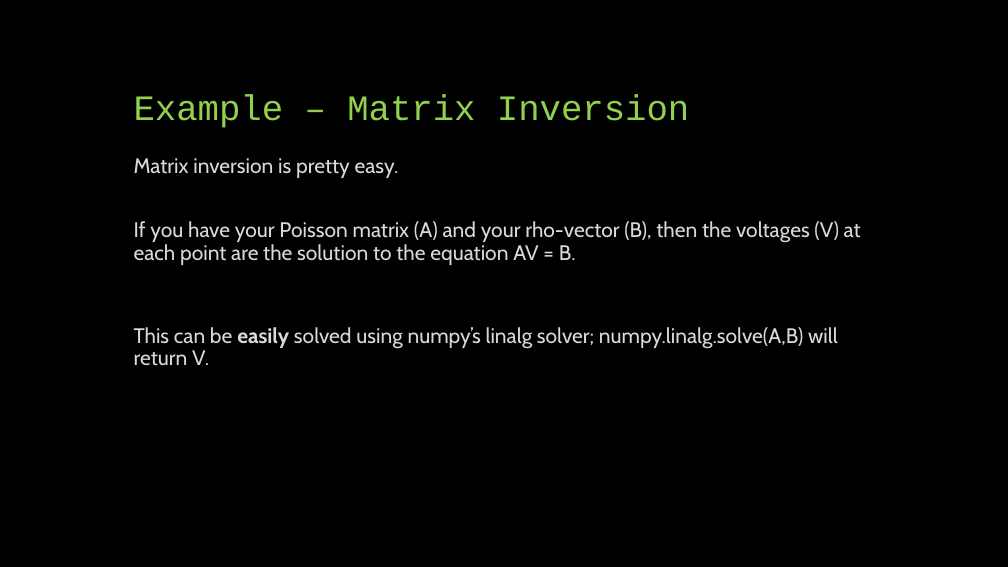
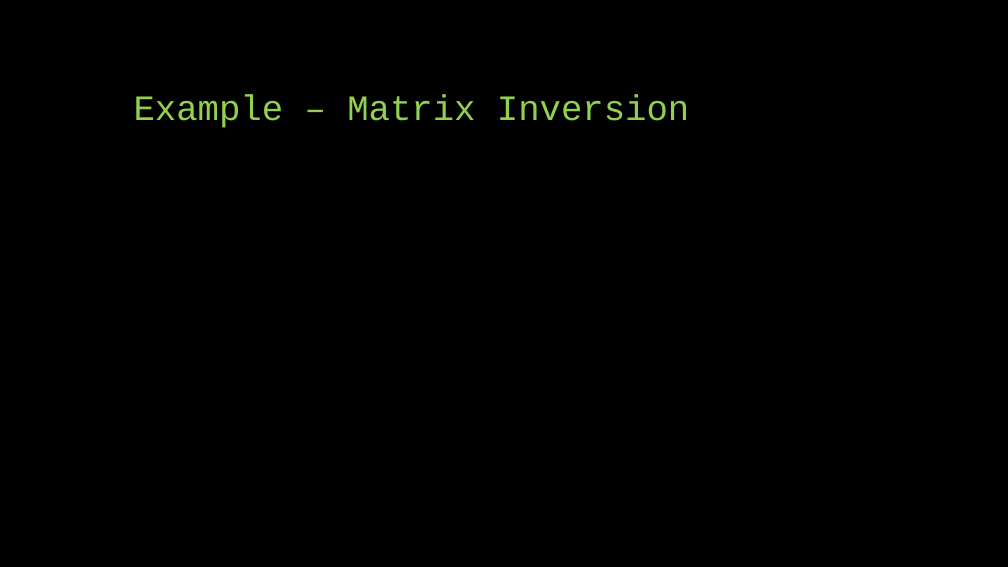
Before and after one commit to phys3112/Tutorials-with-Matt, a slide deck: slide 13 of Tutorial 5 Iterative methods.pptx (slide 14 before the commit). Drawn at 1008x567 pixels with LibreOffice and Linux fonts; fonts in the diff are those of the drawing; grey boxes stand for pictures. Boxes give left, top, right and bottom in pixels: in the first picture for what was removed or moved away, otherwise in the second. Text is boxed around its words. In the diff, an @@ line names an element or a change of style, - is before the commit and + after.

```diff
--- a/Tutorial 5 Iterative methods.pptx
+++ b/Tutorial 5 Iterative methods.pptx
@@ text removed at bbox=[134, 158, 861, 366] @@
-Matrix inversion is pretty easy.
-If you have your Poisson matrix (A) and your rho-vector (B), then the voltages (V) at each point are the solution to the equation AV = B.
-This can be easily solved using numpy’s linalg solver; numpy.linalg.solve(A,B) will return V.
```
Also in this commit, not shown: 7 other slides changed, 1 slide added, 2 slides removed, 1 other file.
